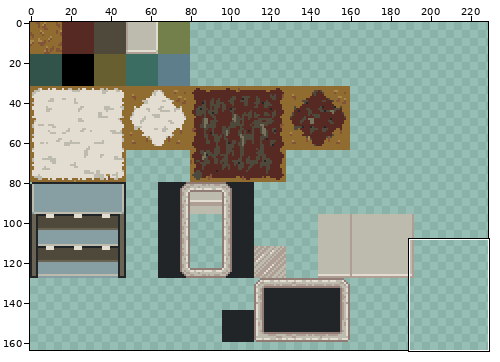
Two versions of one sprite sheet, assets/gfx/tileset.png. The first picture is a wide view before the edit; the outline marks the close-up.
Close-up. Before the commit:
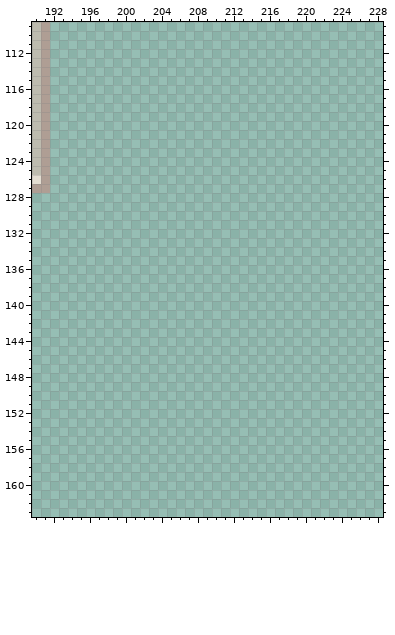
The file is 320x320 pixels. Shown: x 190..228, y 109..163. The wide view leaves out empty margins. The commit also changed other parts of the picture, which this record leaves out.
The same view after the edit:
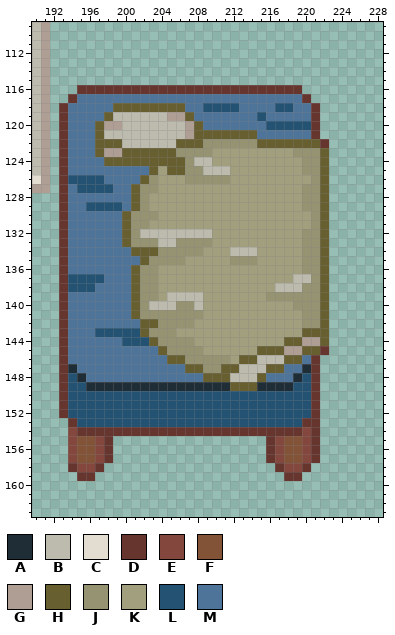
Palette (. is transparent): A #1f2d36  B #bdbbae  C #e3ddd1  D #66352e  E #83473d  F #825337  G #af9e94  H #675f30  J #969372  K #a29f7e  L #245273  M #4e7499
The edit:
Changed rows in their new state; - is an unchanged pixel.
first column x 193:
116 --DDDDDDDDDDDDDDDDDDDDDDDDD---
117 -DMMMMMMMMMMMMMMMMMMMMMMMMMD--
118 DMMMMMHHHHHHHHMMLLLLMMMMLLMMD-
119 DMMMMHBBBBBBGGHMMMMMMMLMMMMMD-
120 DMMMHGGBBBBBBBGHMMMMMMMLLLLLD-
121 DMMMHBBBBBBBBBGHHHHHHHMMMMMMD-
122 DMMMHHHBBBBBBHHHJJJJJJHHHHHHHD
123 DMMMHGGHHHHHHJJJJKKKKKKKKKJJJH
124 DMMMMHHHHHHHHHJBBKKKKKKKKKKJJH
125 DMMMMMMMMMHKHHJJBBBKKKKKKKKJJH
126 DLLLLMMMMHJKKKJJJJJKKKKKKKKKJH
127 DMLLLLMMHJJKKKKKKKKKKKKKKKKJJH
128 DMMMMMMMHJKKKKKKKKKKKKKKKKKJJH
129 DMMLLLLMHJKKKKKKKKKKKKKKKKKJJH
130 DMMMMMMHJJJKKKKKKKKKKKKKKKKKJH
131 DMMMMMMHJJKKKKKKKKKKKKKKKKKKJH
132 DMMMMMMHJBBBBBBBBKKKKKKKKKKJJH
133 DMMMMMMHJJJBBJJJJKKKKKKKKKKJJH
134 DMMMMMMMHHHJJJJJKKKBBBKKKKKJJH
135 DMMMMMMMMHJJJJKKKKKJJJKKKKKJJH
136 DMMMMMMMHJJKKKKKKKKKKKKKKKKJJH
137 DLLLLMMMHJJKKKKKKKKKKKKKKKBBJH
138 DLLLMMMMHJJKKKKKKKKKKKKKBBBJJH
139 DMMMMMMMHJJKBBBBKKKKKKKJJJJJJH
140 DMMMMMMMHJBBBJJBKKKKKKKKKKJJJH
141 DMMMMMMMHJJJJJJJKKKKKKKKKKKJJH
142 DMMMMMMMMHHJJJJKKKKKKKKKKKKJJH
143 DMMMLLLLLHJJJKKKKKKKKKKKKKKHHH
144 DMMMMMMLLLHJJJJKKKKKKKKKKHHGGH
145 DMMMMMMMMMMHJJJJKKKKKKHHHGGHHD
146 DMMMMMMMMMMMHHJJJJJKHHBBBHHMD-
147 DAMMMMMMMMMMMMHHJJHHBBBHHMMAD-
148 DLAMMMMMMMMMMMMMHHHBBBHMMMALD-
149 DLLAAAAAAAAAAAAAAAAHHHAAAALLD-
150 DLLLLLLLLLLLLLLLLLLLLLLLLLLLD-
151 DLLLLLLLLLLLLLLLLLLLLLLLLLLLD-
152 DLLLLLLLLLLLLLLLLLLLLLLLLLLLD-
153 -DLLLLLLLLLLLLLLLLLLLLLLLLLDD-
154 -EDDDDDDDDDDDDDDDDDDDDDDDDDED-
155 -EFFED-----------------DEFFED-
156 -EFFED-----------------DEFFED-
157 -EFFED-----------------DEFFED-
158 -DEED-------------------DEED--
159 --DD---------------------DD---
